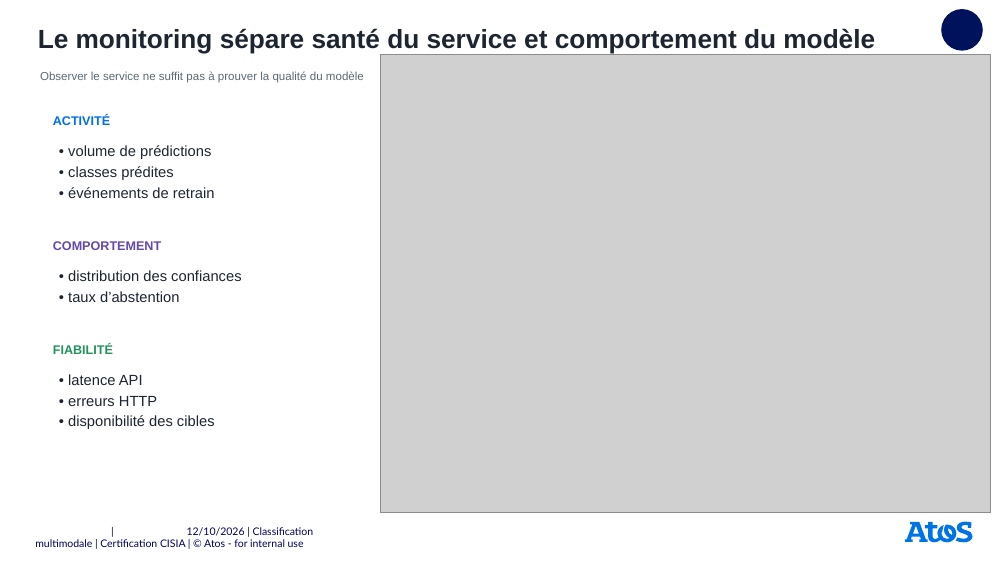
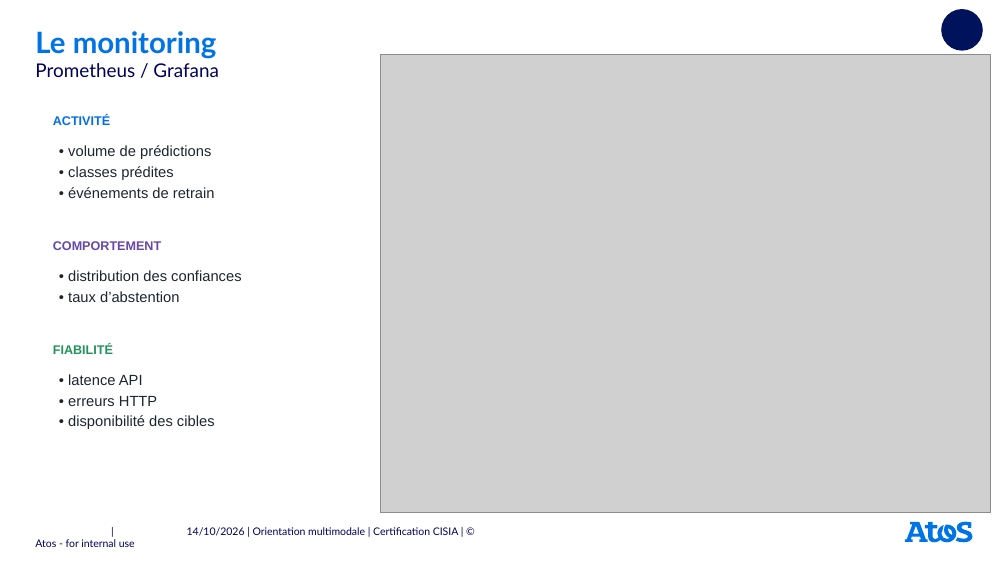
Before and after one commit to userZku/multimodal-classification, a slide deck: slide 24 of reports/soutenance/presentation-certification-atos-v2.pptx (slide 17 before the commit). Drawn at 1008x567 pixels with LibreOffice and Linux fonts; fonts in the diff are those of the drawing; grey boxes stand for pictures. Boxes give left, top, right and bottom in pixels: in the first picture for what was removed or moved away, otherwise in the second. Text is boxed around its words. In the diff, an @@ line names an element or a change of style, - is before the commit and + after.

```diff
--- a/reports/soutenance/presentation-certification-atos-v2.pptx
+++ b/reports/soutenance/presentation-certification-atos-v2.pptx
@@ text removed at [38, 28, 875, 54] @@
-Le monitoring sépare santé du service et comportement du modèle
@@ title added at [35, 31, 217, 58], 28 pt, text #0073E6, bold @@
+Le monitoring
@@ text added at [35, 63, 218, 77], 18 pt, text #00005C @@
+Prometheus / Grafana
@@ text removed at [40, 71, 364, 83] @@
-Observer le service ne suffit pas à prouver la qualité du modèle
@@ text at [187, 527, 459, 536]: text changed @@
-| 12/10/2026 | Classification multimodale | Certification CISIA | © Atos - for internal use
+| 14/10/2026 | Orientation multimodale | Certification CISIA | © Atos - for internal use
```
Also in this commit, not shown: 21 other slides changed, 9 slides added, 2 slides removed, 17 other files.
